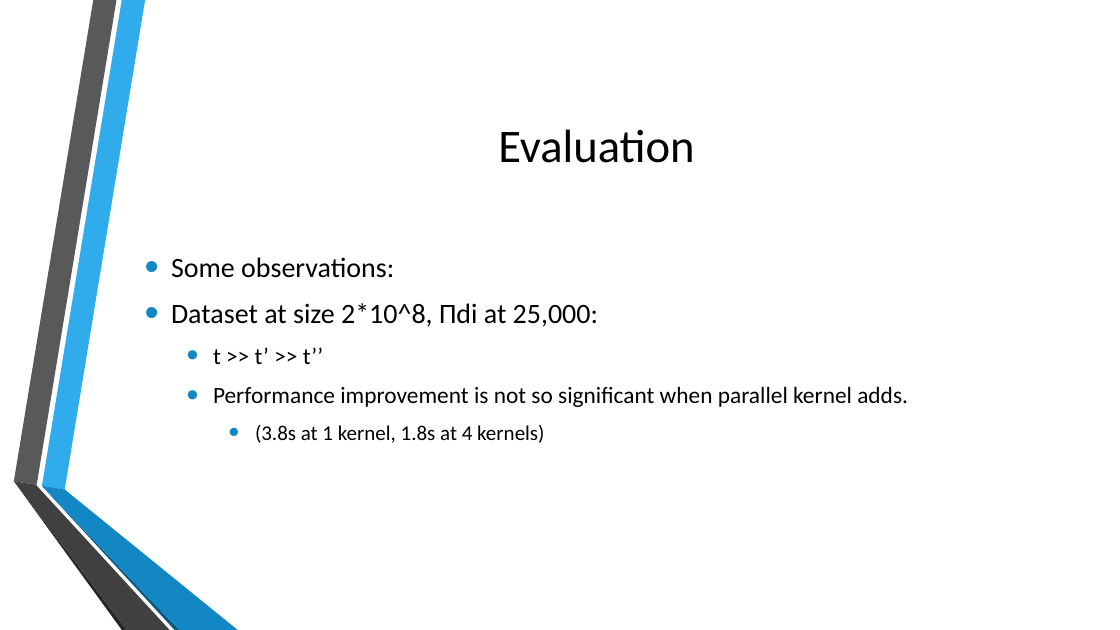
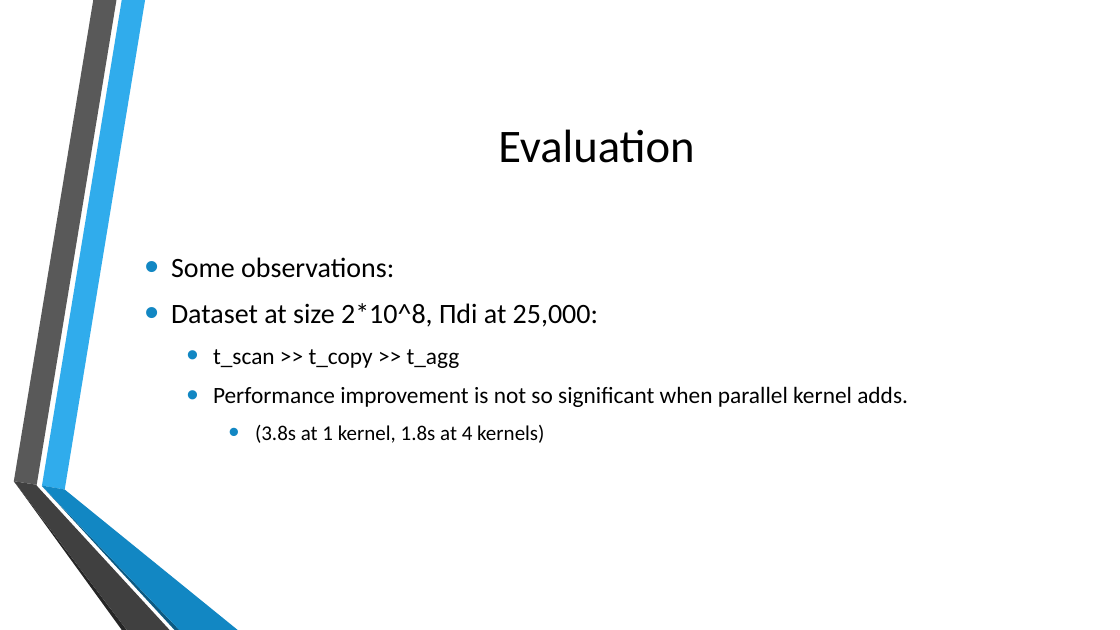
Before and after one commit to thoh-testarossa/Mirage-docs, a slide deck: slide 26 of thoh/presentations/20170426.pptx (slide 11 before the commit). Drawn at 1120x630 pixels with LibreOffice and Linux fonts; fonts in the diff are those of the drawing; background and template pictures are left out. Boxes give left, top, right and bottom in pixels: in the first picture for what was removed or moved away, otherwise in the second. Text is boxed around its words. In the diff, an @@ line names an element or a change of style, - is before the commit and + after.

```diff
--- a/thoh/presentations/20170426.pptx
+++ b/thoh/presentations/20170426.pptx
@@ text at (213, 349, 460, 368): text changed @@
-  • t >> t’ >> t’’
+  • t_scan >> t_copy >> t_agg
```
Also in this commit, not shown: 4 other slides changed, 15 slides added, 7 other files.
